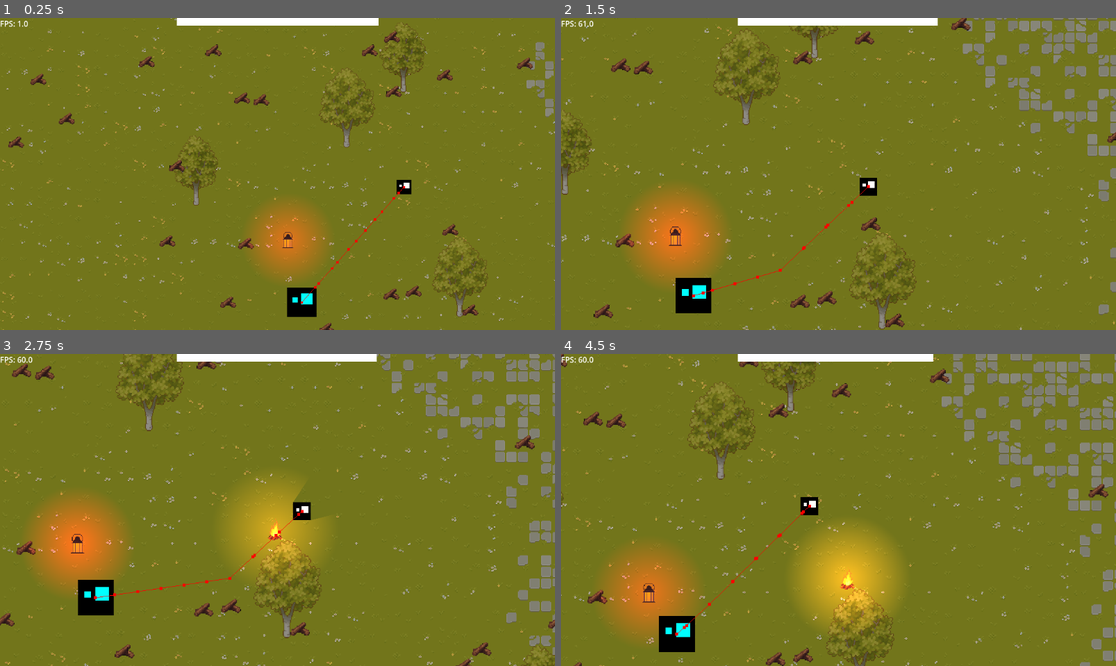
Above: before the commit, frames 1-4 (two rows, left to right).
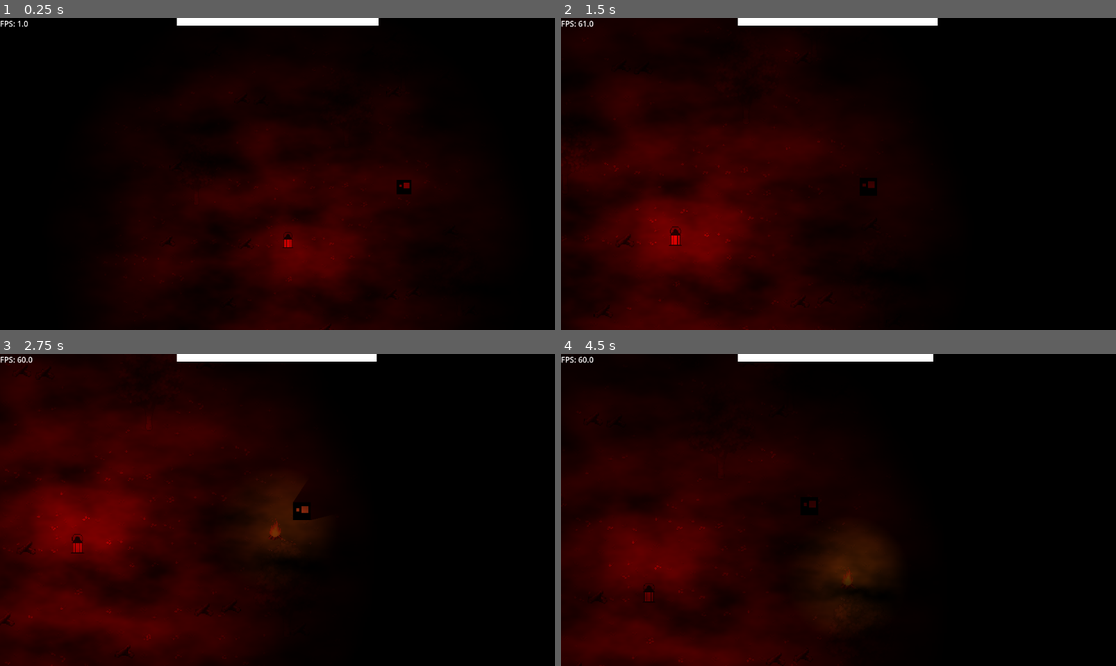
Above: after the commit, the same moments.

Repository: Kunggings/bonfire
Game: Godot game, scene res://scenes/main.tscn
The game is run twice, just before and just after one commit, with the same random seed, the same clock (stepped at 60 frames per second) and the same inputs.
Inputs:
- Up to frame 1 (0.25 s): no input
- Up to frame 2 (1.5 s): hold D (right) 0.53-1.28 s; hold Space (Hold) 0.53-1.28 s; hold S (down) from 1.28 s (still down); tap Space (Hold) at 1.35 s
- Up to frame 3 (2.75 s): release S (down) at 2.03 s; hold D (right) from 2.03 s (still down); hold Space (Hold) from 2.03 s (still down)
- Up to frame 4 (4.5 s): release D (right) at 2.78 s; release Space (Hold) at 2.78 s; hold W (up) 2.78-3.53 s; tap Space (Hold) at 2.85, 4.35 s; hold Space (Hold) 3.53-4.28 s; hold A (left) from 3.53 s (still down)

The runs differ from the first frame. In frame 1, 99% of the frame differs, in the area x 0-100%, y 0-100%; in frame 2, 99%; in frame 3, 99%; in frame 4, 99%.

Commit message:
fog shader

Diff:
--- /dev/null
+++ b/fog.gdshader
@@ -0,0 +1,13 @@
+shader_type canvas_item;
+
+uniform sampler2D screen_texture : hint_screen_texture, repeat_disable, filter_nearest;
+uniform sampler2D fog_texture : hint_default_black;
+uniform float fog_speed = 3.0;
+
+void fragment() {
+  float phi = TIME*0.01;
+  vec2 direction = vec2(sin(phi), cos(phi));
+  vec2 noise_uv = mod(UV + (direction * phi * fog_speed), 1.0);
+  COLOR = vec4(1.0);
+  COLOR.a = texture(fog_texture, noise_uv).x;
+}
--- a/project.godot
+++ b/project.godot
@@ -52,3 +52,10 @@
 [rendering]
 
 textures/canvas_textures/default_texture_filter=0
+
+[shader_globals]
+
+camera_position={
+"type": "vec2",
+"value": Vector2(0, 0)
+}
--- a/scenes/lamp.tscn
+++ b/scenes/lamp.tscn
@@ -27,7 +27,7 @@
 [node name="LampLight" type="PointLight2D" parent="."]
 color = Color(1, 0, 0, 1)
 texture = ExtResource("3_f3gd7")
-texture_scale = 9.67
+texture_scale = 50.0
 script = ExtResource("4_q4m2g")
 
 [node name="PickupAudio" type="AudioStreamPlayer" parent="."]
--- a/scenes/main.tscn
+++ b/scenes/main.tscn
@@ -9,7 +9,19 @@
 [ext_resource type="PackedScene" uid="uid://b8i7lnfekranh" path="res://scenes/lamp.tscn" id="8_tipki"]
 [ext_resource type="AudioStream" uid="uid://bkaucgtaxs2bv" path="res://audio/dark_fantasy.mp3" id="9_85g3d"]
 [ext_resource type="PackedScene" uid="uid://sqqo0hlhdj31" path="res://scenes/enemy.tscn" id="9_choun"]
-[ext_resource type="PackedScene" uid="uid://cdcs8uhqfyxk2" path="res://scenes/nav_mesh_enemy.tscn" id="11_ya4ey"]
+[ext_resource type="Shader" uid="uid://cd4l26s15ji0g" path="res://fog.gdshader" id="10_choun"]
+
+[sub_resource type="FastNoiseLite" id="FastNoiseLite_choun"]
+
+[sub_resource type="NoiseTexture2D" id="NoiseTexture2D_ya4ey"]
+generate_mipmaps = false
+noise = SubResource("FastNoiseLite_choun")
+seamless = true
+
+[sub_resource type="ShaderMaterial" id="ShaderMaterial_ya4ey"]
+shader = ExtResource("10_choun")
+shader_parameter/fog_texture = SubResource("NoiseTexture2D_ya4ey")
+shader_parameter/fog_speed = 3.0
 
 [sub_resource type="Gradient" id="Gradient_7mycd"]
 colors = PackedColorArray(1, 1, 1, 1, 1, 1, 1, 1)
@@ -20,6 +32,27 @@
 height = 16
 
 [node name="Main" type="Node2D"]
+
+[node name="Parallax2D" type="Parallax2D" parent="."]
+z_index = 830
+scroll_scale = Vector2(1.1, 1.1)
+repeat_size = Vector2(1152, 648)
+repeat_times = 8
+
+[node name="FogColorRect" type="ColorRect" parent="Parallax2D"]
+z_index = 490
+material = SubResource("ShaderMaterial_ya4ey")
+anchors_preset = 15
+anchor_right = 1.0
+anchor_bottom = 1.0
+offset_left = -576.0
+offset_top = -324.0
+offset_right = 576.0
+offset_bottom = 324.0
+grow_horizontal = 2
+grow_vertical = 2
+size_flags_horizontal = 3
+size_flags_vertical = 3
 
 [node name="Player" parent="." instance=ExtResource("1_tefeu")]
 z_index = 2
@@ -46,7 +79,6 @@
 player = NodePath("../../Player")
 
 [node name="Darkness" type="CanvasModulate" parent="."]
-visible = false
 z_index = 99
 color = Color(0, 0, 0, 1)
 
@@ -63,7 +95,7 @@
 
 [node name="AudioStreamPlayer" type="AudioStreamPlayer" parent="."]
 stream = ExtResource("9_85g3d")
-volume_db = -10.0
+volume_db = -23.0
 autoplay = true
 bus = &"Bonfire"
 
@@ -71,7 +103,15 @@
 visible = false
 position = Vector2(240, 207)
 
-[node name="NavMeshEnemy" parent="." instance=ExtResource("11_ya4ey")]
-z_index = 4
-position = Vector2(179, 238)
-target_path = NodePath("../Player")
+[node name="FogCanvasLayer" type="CanvasLayer" parent="."]
+visible = false
+
+[node name="FogColorRect" type="ColorRect" parent="FogCanvasLayer"]
+visible = false
+texture_repeat = 2
+material = SubResource("ShaderMaterial_ya4ey")
+anchors_preset = 15
+anchor_right = 1.0
+anchor_bottom = 1.0
+grow_horizontal = 2
+grow_vertical = 2
--- a/scripts/player_new.gd
+++ b/scripts/player_new.gd
@@ -37,6 +37,8 @@
 
 
 func _process(delta: float) -> void:
+	# RenderingServer.global_shader_parameter_set("camera_position", $Camera2D.global_position)
+
 	var health_percent: float = current_health / max_health
 
 	if health_percent <= 0.0:
Not shown, added: fog.gdshader.uid
Not shown: 1 places in scenes/main.tscn that only renumber resources
